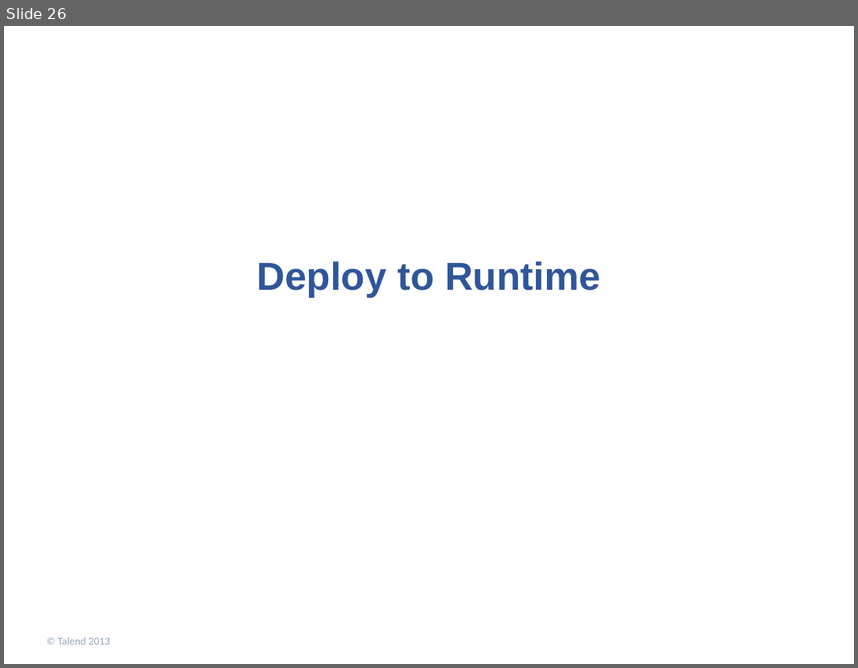
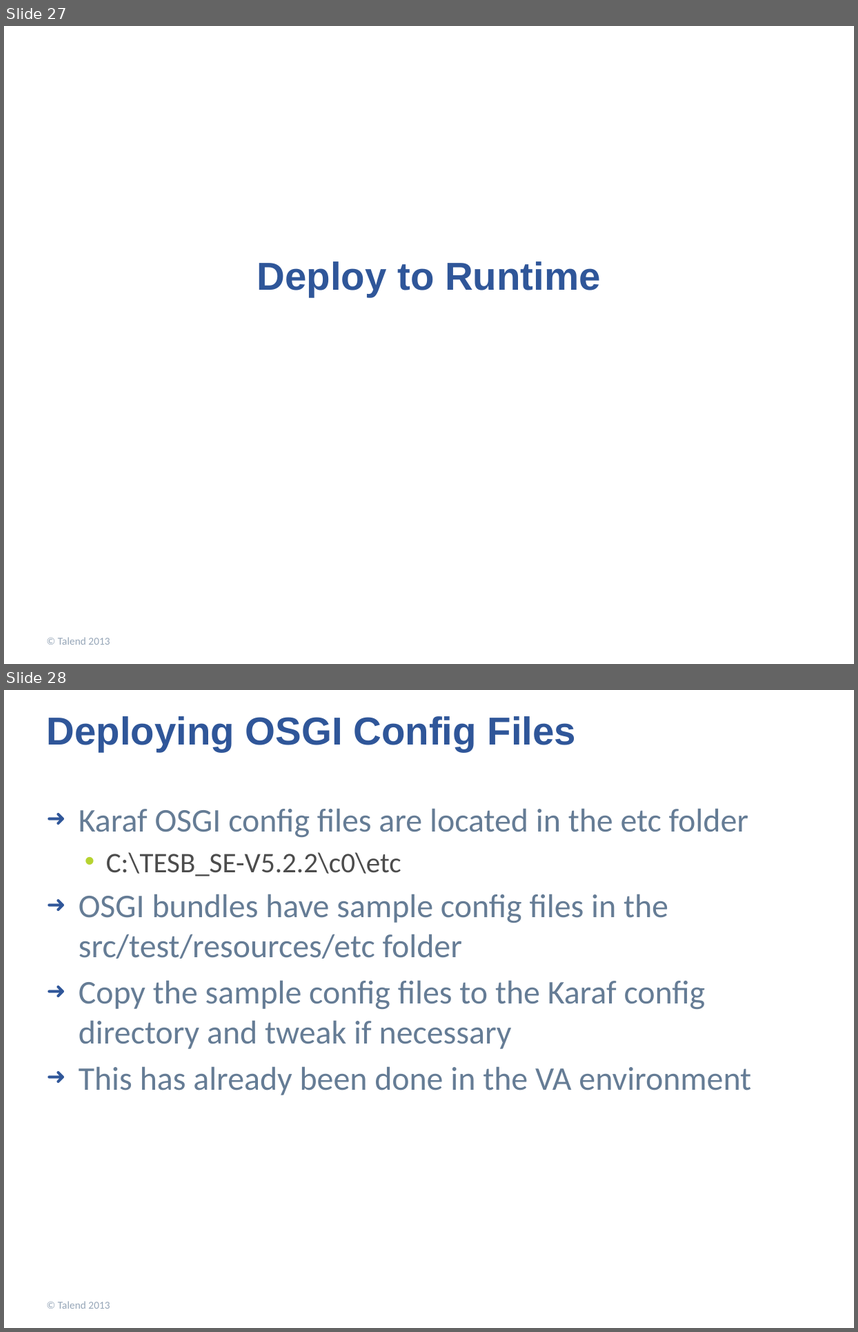
Before and after one commit to openmash/openmash, a slide deck: om_05_OpenMash VistA Developers Guide.pptx. Shown one above the other, each under a label of ours: slide 26 before the commit, slides 27 and 28 after it. The pictures are 858x668 and 858x1332 pixels, drawn with LibreOffice and Linux fonts; fonts in the diff are those of the drawing; background and template pictures are left out. Boxes give left, top, right and bottom in pixels: in the first picture for what was removed or moved away, otherwise in the second. Text is boxed around its words. In the diff, an @@ line names an element or a change of style, - is before the commit and + after.

```diff
--- a/om_05_OpenMash VistA Developers Guide.pptx
+++ b/om_05_OpenMash VistA Developers Guide.pptx
@@ slide 28 added at (4, 690, 854, 1328), background picture (left out) @@
@@ title added at (47, 716, 576, 751), 33 pt, text #2F5699, bold @@
+Deploying OSGI Config Files
@@ text added at (79, 808, 751, 1095), 28 pt, text #657C95 @@
+➜ Karaf OSGI config files are located in the etc folder
+  • C:\TESB_SE-V5.2.2\c0\etc
+➜ OSGI bundles have sample config files in the src/test/resources/etc folder
+➜ Copy the sample config files to the Karaf config directory and tweak if necessary
+➜ This has already been done in the VA environment
@@ text added at (58, 1301, 110, 1308), 9 pt, text #96A6B8 @@
+© Talend 2013
@@ what was slide 26 is now slide 27 @@
```
Also in this commit, not shown: 1 slide changed, 1 other slide added, 2 other files.
